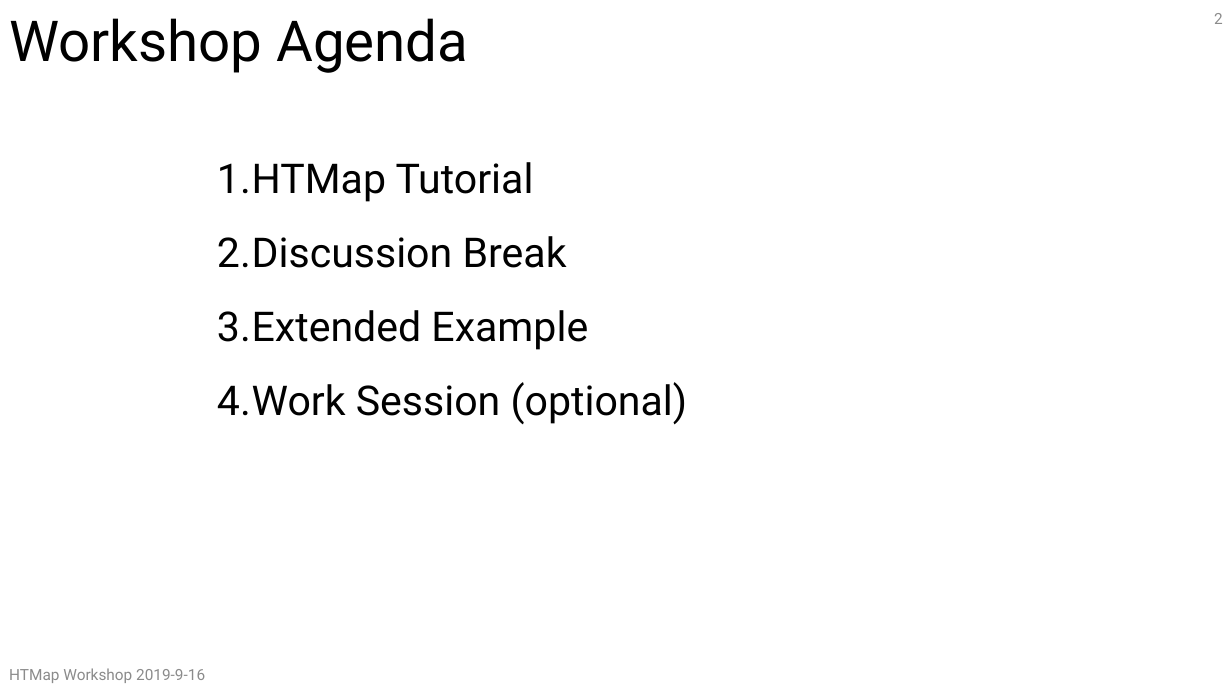
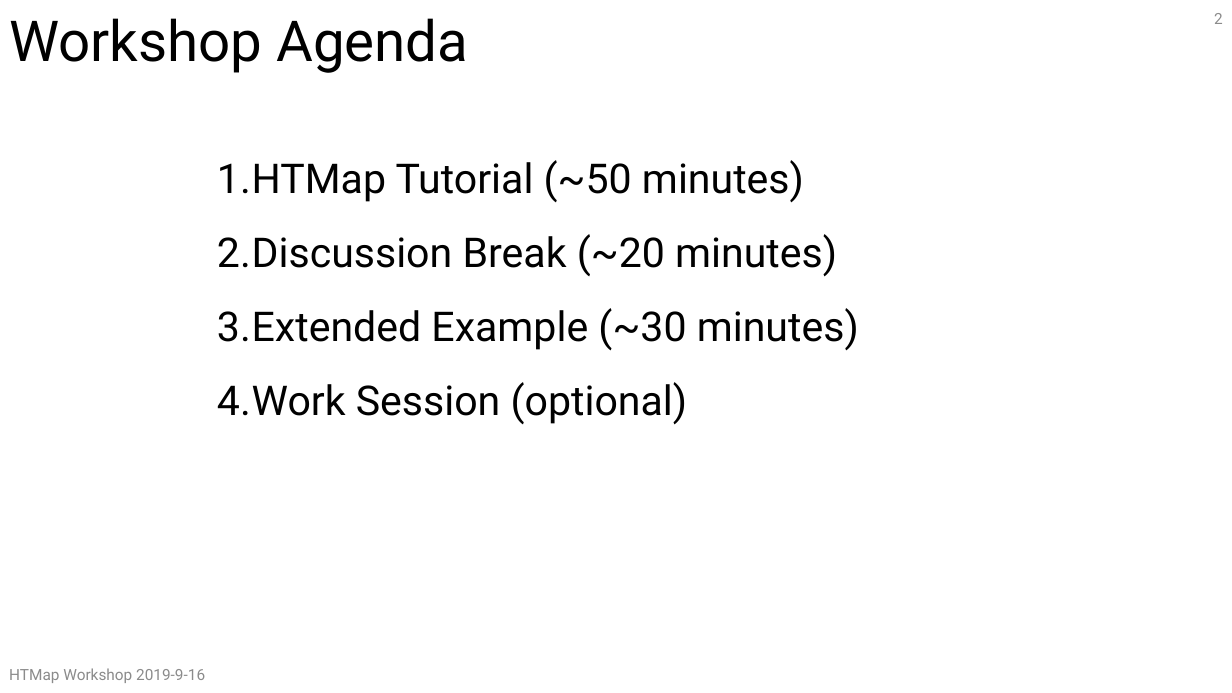
Before and after one commit to CHTC/htmap-workshop-materials, a slide deck: slide 2 of slides/HTMapWorkshop.pptx. Drawn at 1232x693 pixels with LibreOffice and Linux fonts; fonts in the diff are those of the drawing. Boxes give left, top, right and bottom in pixels: in the first picture for what was removed or moved away, otherwise in the second. Text is boxed around its words. In the diff, an @@ line names an element or a change of style, - is before the commit and + after.

```diff
--- a/slides/HTMapWorkshop.pptx
+++ b/slides/HTMapWorkshop.pptx
@@ text at (217, 160, 859, 351): text changed @@
-1. HTMap Tutorial
-2. Discussion Break
-3. Extended Example
+1. HTMap Tutorial (~50 minutes)
+2. Discussion Break (~20 minutes)
+3. Extended Example (~30 minutes)
```
Also in this commit, not shown: 4 other slides changed.
